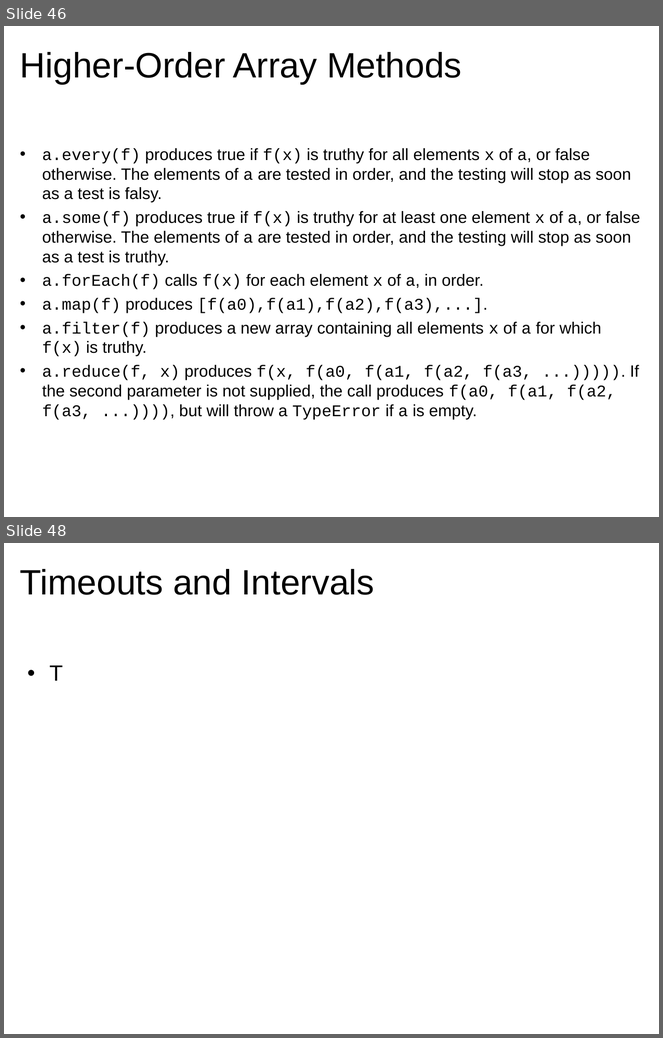
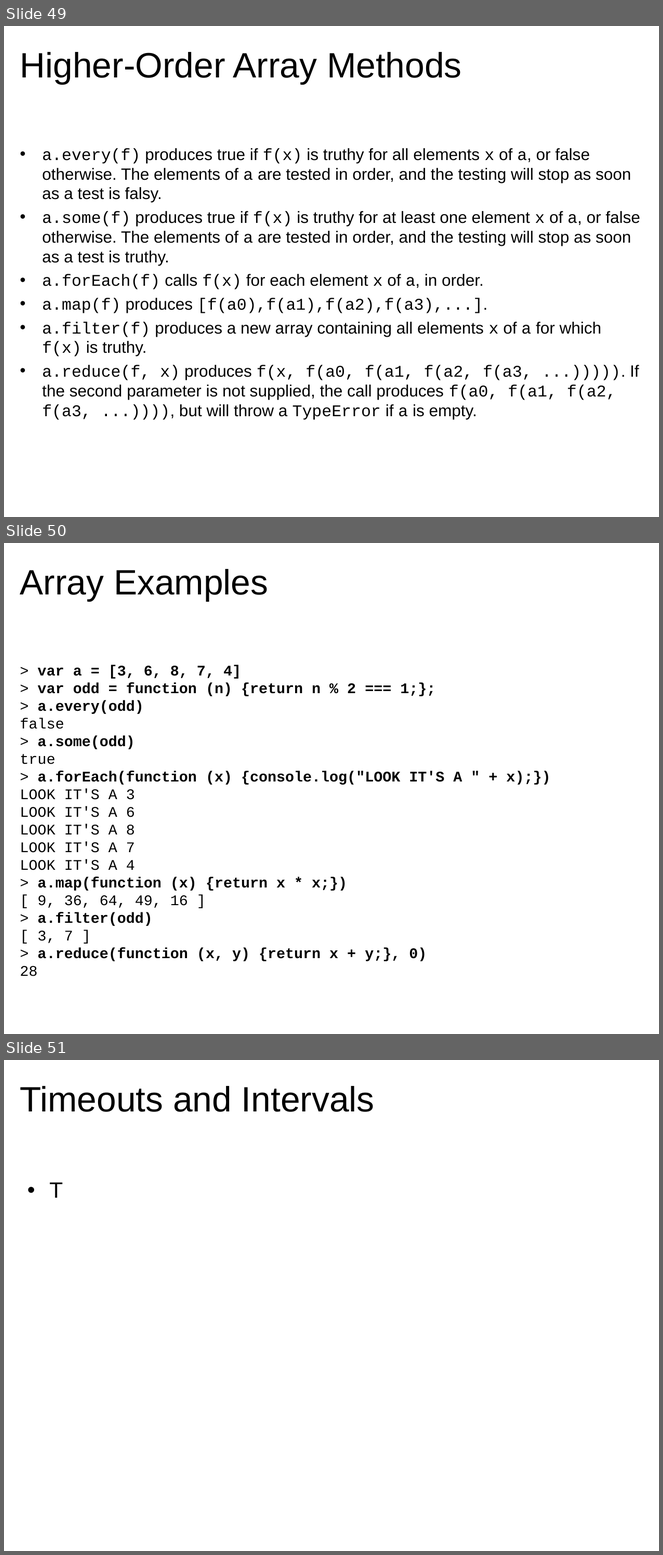
Before and after one commit to dondi/javascript-book, a slide deck: presentations/Chapter_5_Presentation.ppt. Shown one above the other, each under a label of ours: slides 46 and 48 before the commit, slides 49, 50 and 51 after it; the slides between them are not shown. The pictures are 663x1038 and 663x1555 pixels, drawn with LibreOffice and Linux fonts; fonts in the diff are those of the drawing; background and template pictures are left out. Boxes give left, top, right and bottom in pixels: in the first picture for what was removed or moved away, otherwise in the second. Text is boxed around its words. In the diff, an @@ line names an element or a change of style, - is before the commit and + after.

Commit message:
More slides

```diff
--- a/presentations/Chapter_5_Presentation.ppt
+++ b/presentations/Chapter_5_Presentation.ppt
@@ slide 50 added at (4,543,659,1034), background picture (left out) @@
@@ title added at (20,569,268,601), 43 pt, text #000000 @@
+Array Examples
@@ text added at (20,665,551,977), 18 pt, text #000000, bold @@
+> var a = [3, 6, 8, 7, 4]
+> var odd = function (n) {return n % 2 === 1;};
+> a.every(odd)
+false
+> a.some(odd)
+true
+> a.forEach(function (x) {console.log("LOOK IT'S A " + x);})
+LOOK IT'S A 3
+LOOK IT'S A 6
+LOOK IT'S A 8
+LOOK IT'S A 7
+LOOK IT'S A 4
+> a.map(function (x) {return x * x;})
+[ 9, 36, 64, 49, 16 ]
+> a.filter(odd)
+[ 3, 7 ]
+> a.reduce(function (x, y) {return x + y;}, 0)
+28
@@ what was slide 46 is now slide 49 @@
@@ what was slide 48 is now slide 51 @@
```
Also in this commit, not shown: 2 slides changed, 4 other slides added, 2 slides removed.
